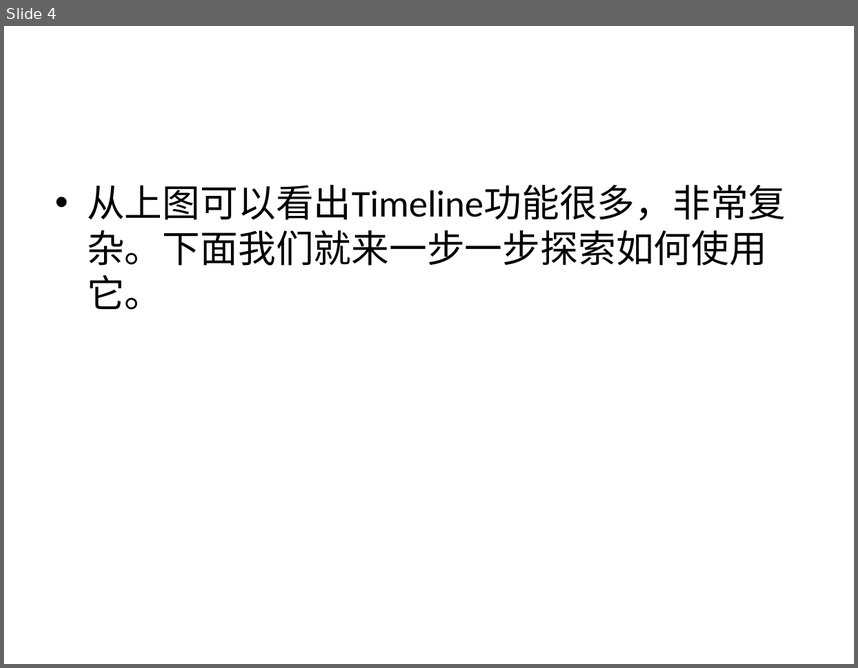
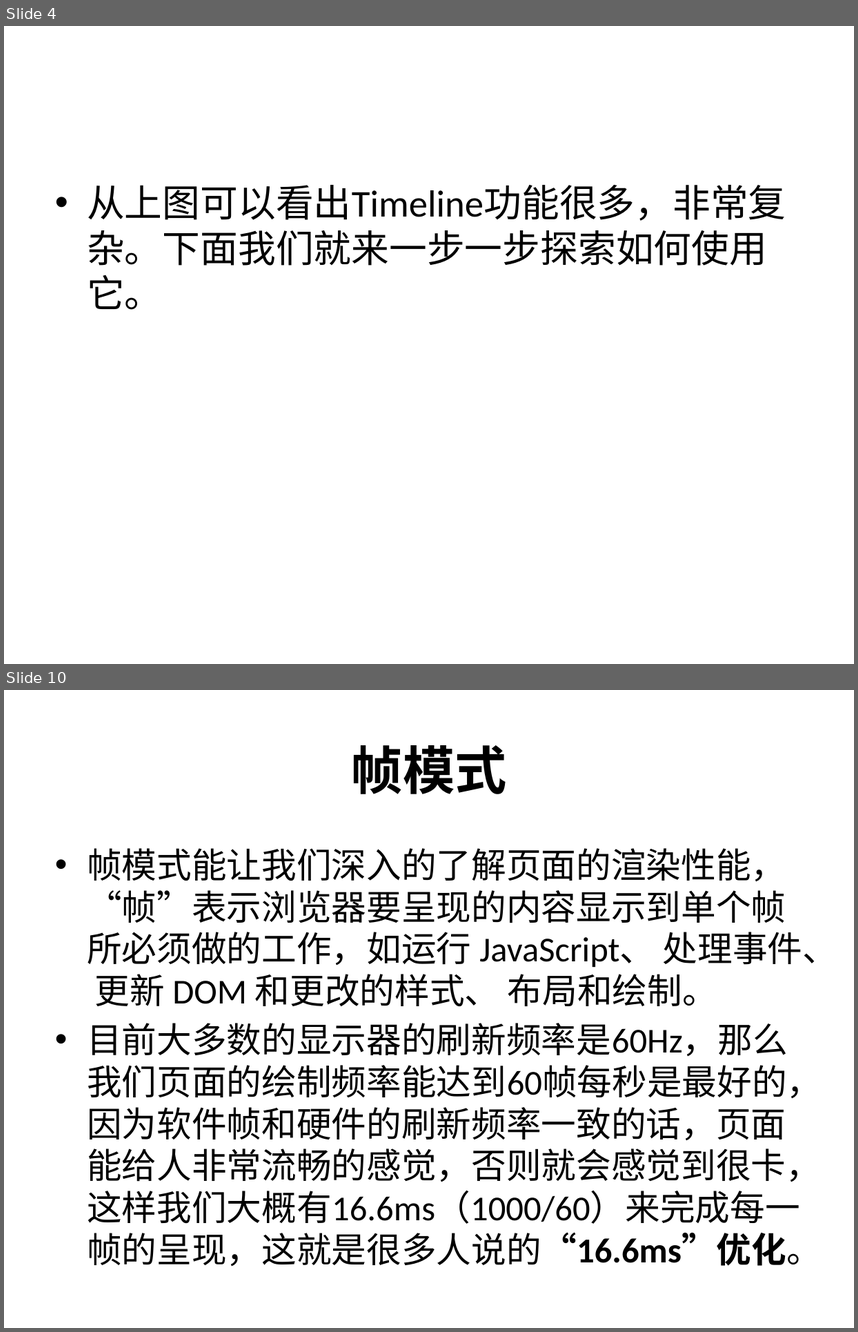
Before and after one commit to lazy-lazy/yolo, a slide deck: public/images/使用chrome进行渲染分析.pptx. Shown one above the other, each under a label of ours: slide 4 before the commit, slides 4 and 10 after it; the slides between them are not shown. The pictures are 858x668 and 858x1332 pixels, drawn with LibreOffice and Linux fonts; fonts in the diff are those of the drawing; background and template pictures are left out. Boxes give left, top, right and bottom in pixels: in the first picture for what was removed or moved away, otherwise in the second. Text is boxed around its words. In the diff, an @@ line names an element or a change of style, - is before the commit and + after.

```diff
--- a/public/images/使用chrome进行渲染分析.pptx
+++ b/public/images/使用chrome进行渲染分析.pptx
@@ slide 10 added at (4,690,854,1328), background picture (left out) @@
@@ title added at (351,745,507,794), 44 pt, text #000000, bold @@
+帧模式
@@ text added at (87,848,838,1265), 29.6 pt, text #000000 @@
+• 帧模式能让我们深入的了解页面的渲染性能，“帧”表示浏览器要呈现的内容显示到单个帧所必须做的工作，如运行 JavaScript、 处理事件、 更新 DOM 和更改的样式、 布局和绘制。
+• 目前大多数的显示器的刷新频率是60Hz，那么我们页面的绘制频率能达到60帧每秒是最好的，因为软件帧和硬件的刷新频率一致的话，页面能给人非常流畅的感觉，否则就会感觉到很卡，这样我们大概有16.6ms（1000/60）来完成每一帧的呈现，这就是很多人说的“16.6ms”优化。
```
Also in this commit, not shown: 1 slide changed, 13 other slides added, 1 slide removed.
